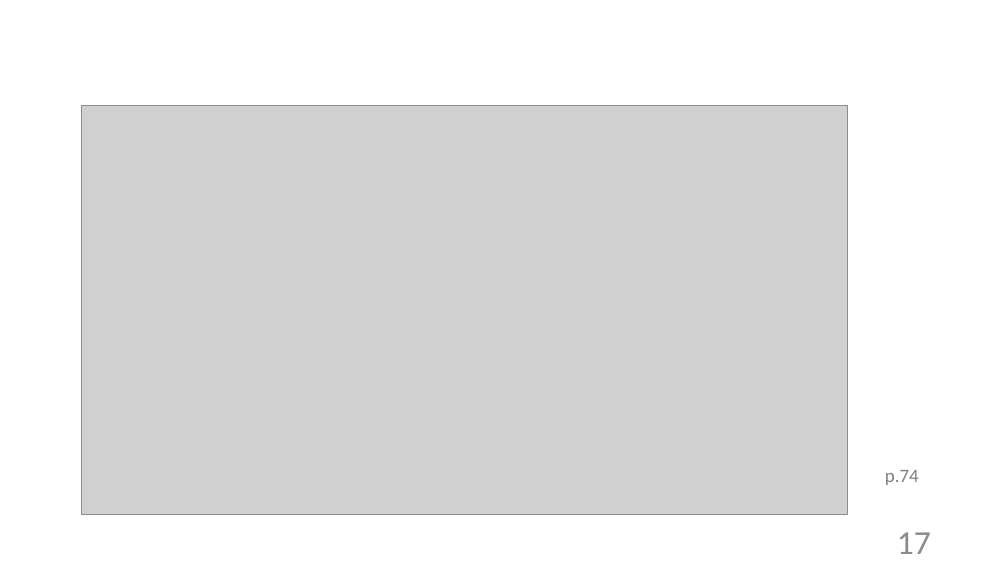
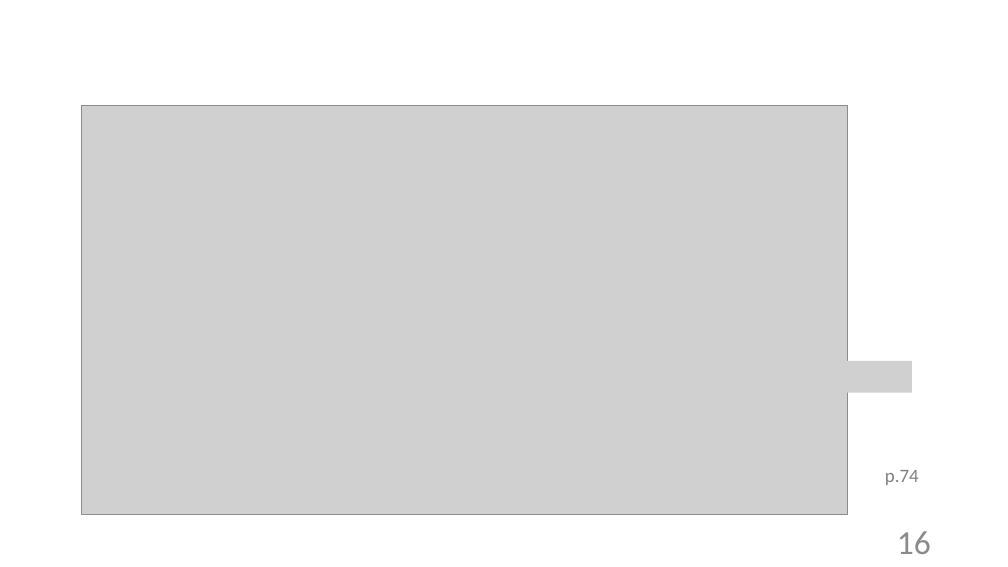
Before and after one commit to mnromero/BigData_2025_UBA, a slide deck: slide 16 of Clase 10_Regresion/C10_Metodos Supervisados I_Regresion lineal.pptx (slide 17 before the commit). Drawn at 1008x567 pixels with LibreOffice and Linux fonts; fonts in the diff are those of the drawing; grey boxes stand for pictures. Boxes give left, top, right and bottom in pixels: in the first picture for what was removed or moved away, otherwise in the second. Text is boxed around its words. In the diff, an @@ line names an element or a change of style, - is before the commit and + after.

```diff
--- a/Clase 10_Regresion/C10_Metodos Supervisados I_Regresion lineal.pptx
+++ b/Clase 10_Regresion/C10_Metodos Supervisados I_Regresion lineal.pptx
@@ picture added at (408, 361, 912, 392) @@
@@ page number at (897, 531, 931, 554): text changed @@
-17
+16
```
Also in this commit, not shown: 3 other slides changed, 1 slide removed, 1 other file.
